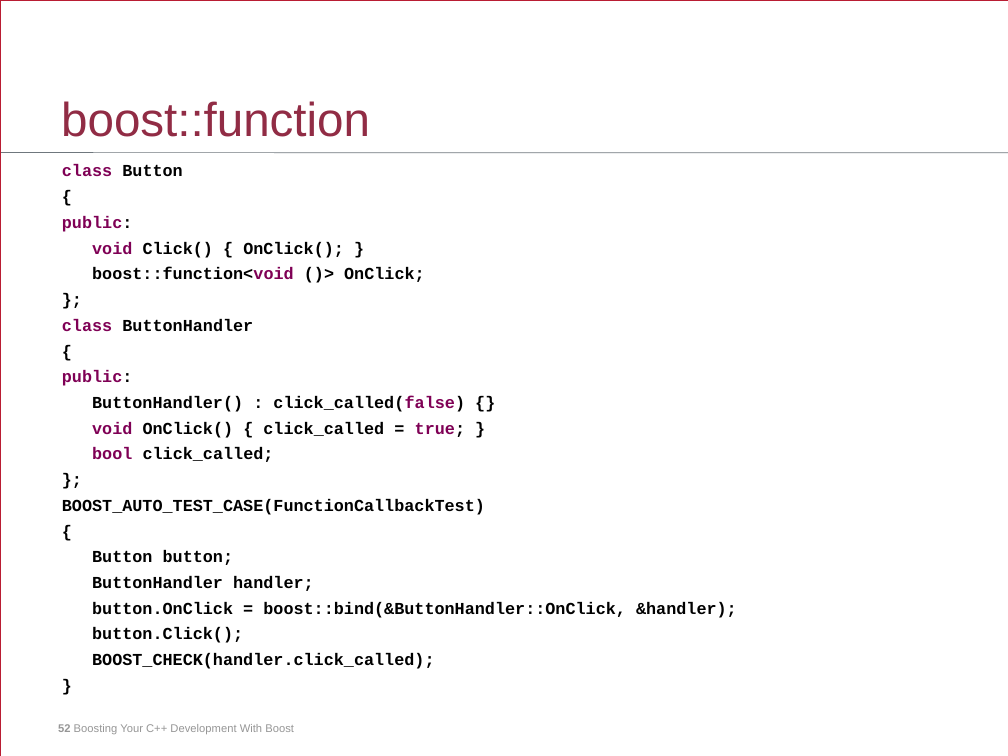
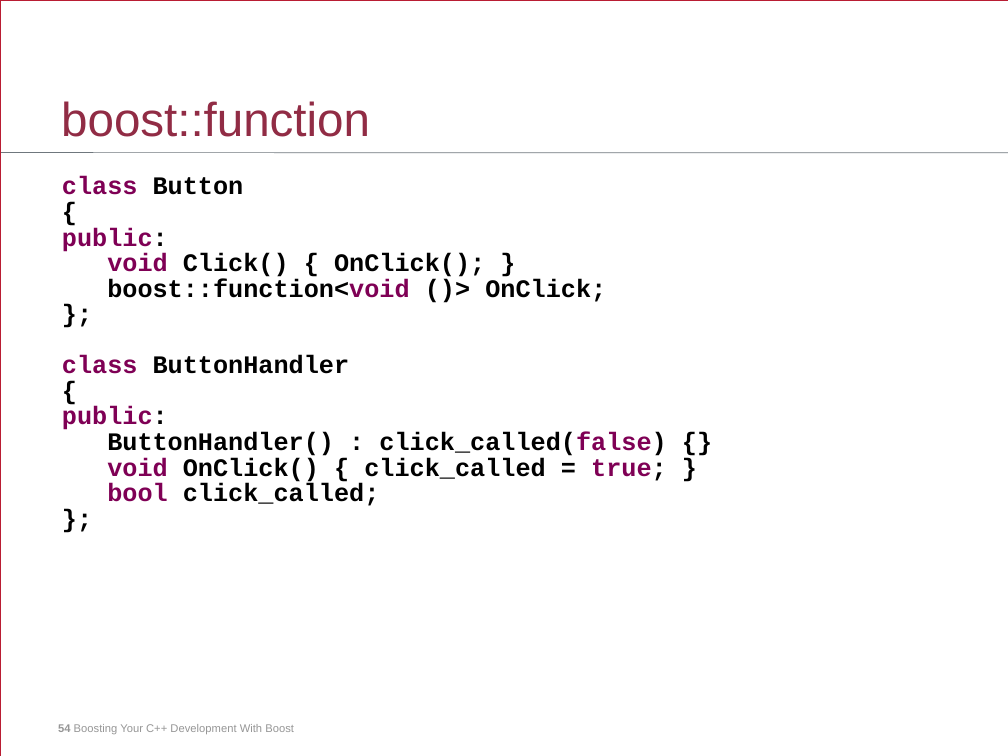
Before and after one commit to jurberg/boost-presentation, a slide deck: slide 54 of boost-presentation.ppt (slide 52 before the commit). Drawn at 1008x756 pixels with LibreOffice and Linux fonts; fonts in the diff are those of the drawing. Boxes give left, top, right and bottom in pixels: in the first picture for what was removed or moved away, otherwise in the second. Text is boxed around its words. In the diff, an @@ line names an element or a change of style, - is before the commit and + after.

```diff
--- a/boost-presentation.ppt
+++ b/boost-presentation.ppt
@@ text "class Button": place and size @@
-text "class Button" at (62,164,737,669)
+text "class Button" at (62,176,667,506)
@@ text "class Button" at (62,176,667,506): size 12 to 18 pt; line spacing 10.9pt to 10.7pt @@
@@ text at (62,499,737,669): paragraphs removed @@
-BOOST_AUTO_TEST_CASE(FunctionCallbackTest)
-{
-Button button;
-ButtonHandler handler;
-button.OnClick = boost::bind(&ButtonHandler::OnClick, &handler);
-button.Click();
-BOOST_CHECK(handler.click_called);
-}
```
Also in this commit, not shown: 79 other slides changed, 6 slides added, 3 slides removed, 1 other file.
